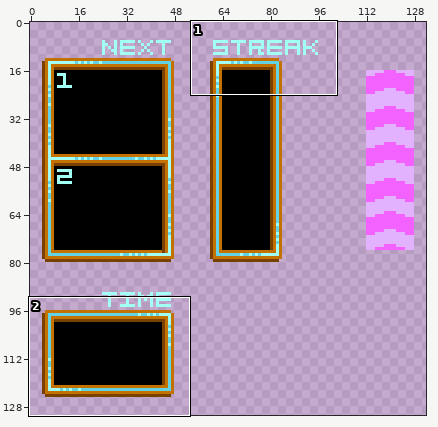
Pixel-art file -- gwj/ase/uibits.ase. Above: a wide view before the commit, with the close-up outlined.
Close-up. Old version:
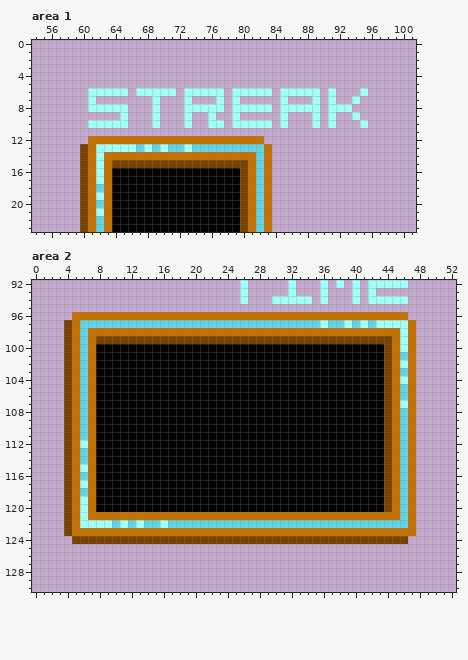
160x160 pixels, 1 frame. Shown: area 1: x 54..101, y 0..23; area 2: x 0..52, y 92..130. The wide view leaves out empty margins.
Now the later version:
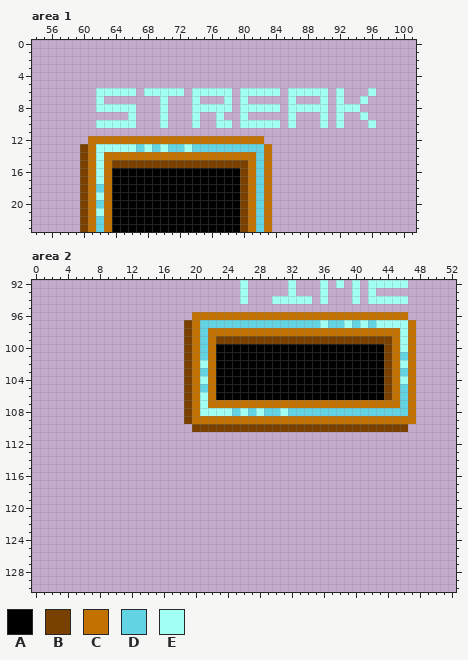
Palette (. is transparent): A #000000  B #794100  C #c37100  D #61d3e3  E #a2fff3
From old to new:
Area 1:
Colour E now appears in row 6 at x 66, 72, 78, 84, 90, 92 and 96; in row 7 at x 62, 70, 74, 78, 80, 86, 90, 92 and 95; in row 8 at x 66, 70, 78, 84, 90 and 94; in row 9 at x 66, 70, 74, 77, 80, 86, 90, 92 and 95; in row 10 at x 66, 70, 74, 78, 84, 86, 90, 92 and 96.
Colour E is removed in row 6 at x 61, 67, 73, 79, 85, 91 and 95; in row 7 at x 61, 69, 73, 77, 79, 85, 89, 91 and 94; in row 8 at x 61, 69, 73, 79, 85 and 91; in row 9 at x 65, 69, 73, 76, 79, 85, 89, 91 and 94; in row 10 at x 61, 69, 73, 76, 79, 85, 89, 91 and 95.
Area 2:
The author changed colour A to colour B in rows 100 to 109 at x 19; in row 110 at x 20 to 43.
The author changed colour C to colour B in row 98 at x 19; in row 110 at x 45.
The author changed colour D to colour B in row 97 at x 19; in row 110 at x 46.
The author changed colour A to colour C in rows 100 to 106 at x 20 and 22; in row 107 at x 20 and 22 to 43; in row 108 at x 20; in row 109 at x 20 to 43.
The author changed colour B to colour C in row 99 at x 20 and 22; in row 107 at x 44; in row 109 at x 44.
The author changed colour D to colour C in row 97 at x 20; in row 109 at x 46.
The author changed colour A to colour D in rows 100 to 101 at x 21; in row 103 at x 21; in row 105 at x 21; in row 108 at x 25, 27, 29 to 30 and 32 to 43.
The author changed colour B to colour D in row 99 at x 21; in row 108 at x 44.
The author changed colour C to colour D in row 98 at x 21; in row 108 at x 45.
The author changed colour E to colour D in row 107 at x 46.
The author changed colour A to colour E in row 102 at x 21; in row 104 at x 21; in rows 106 to 107 at x 21; in row 108 at x 21 to 24, 26, 28 and 31.
Colour A is removed in rows 100 to 109 at x 8 to 18; in row 110 at x 8 to 19; in rows 111 to 120 at x 8 to 43.
Colour B is removed in rows 97 to 98 at x 4; in row 99 at x 4 and 8 to 18; in rows 100 to 110 at x 4; in rows 111 to 120 at x 4 and 44; in rows 121 to 123 at x 4; in row 124 at x 5 to 46.
Colour C is removed in row 96 at x 5 to 19; in row 97 at x 5; in row 98 at x 5 and 7 to 18; in rows 99 to 109 at x 5 and 7; in row 110 at x 5, 7 and 47; in rows 111 to 120 at x 5, 7, 45 and 47.
Colour C is removed in row 121 at x 5, 7 to 45 and 47; in row 122 at x 5 and 47; in row 123 at x 5 to 47.
Colour D is removed in row 97 at x 6 to 18; in rows 98 to 110 at x 6; in row 111 at x 6 and 46; in row 112 at x 46; in rows 113 to 114 at x 6 and 46; in row 115 at x 46.
Colour D is removed in row 116 at x 6 and 46; in row 117 at x 46; in row 118 at x 6 and 46; in rows 119 to 121 at x 46; in row 122 at x 10, 12, 14 to 15 and 17 to 46.
Colour E is removed in row 112 at x 6; in row 115 at x 6; in row 117 at x 6; in rows 119 to 121 at x 6; in row 122 at x 6 to 9, 11, 13 and 16.
Boxes around the changes in both close-ups, in picture pixels (x1, y1, x2, y2):
changed: (88, 88, 248, 128)
changed: (272, 88, 376, 128)
changed: (64, 312, 416, 544)
